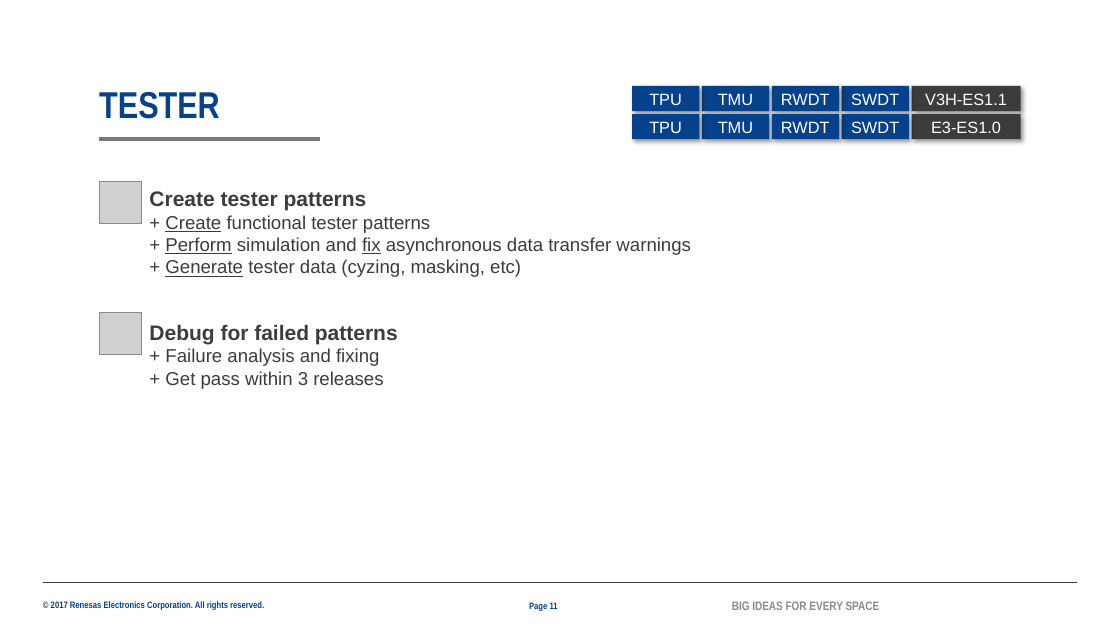
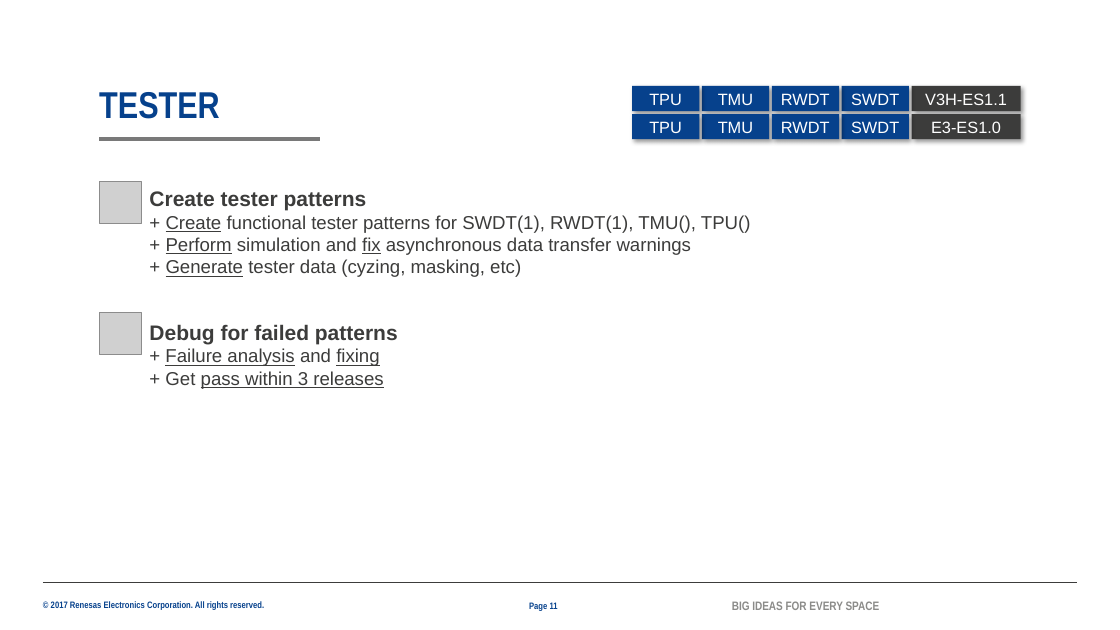
Before and after one commit to lesyhau/bridge, a slide deck: slide 11 of 2082_HauSyLe_PER_MentorMentee_26G.pptx. Drawn at 1120x630 pixels with LibreOffice and Linux fonts; fonts in the diff are those of the drawing; grey boxes stand for pictures; background and template pictures are left out. Boxes give left, top, right and bottom in pixels: in the first picture for what was removed or moved away, otherwise in the second. Text is boxed around its words. In the diff, an @@ line names an element or a change of style, - is before the commit and + after.

```diff
--- a/2082_HauSyLe_PER_MentorMentee_26G.pptx
+++ b/2082_HauSyLe_PER_MentorMentee_26G.pptx
@@ text at <box>166,215,751,233</box>: text changed @@
-+ Create functional tester patterns
++ Create functional tester patterns for SWDT(1), RWDT(1), TMU(), TPU()
@@ text at <box>165,348,383,389</box>: underline on in "Failure analysis fixing", "pass within 3 releases" @@
```
Also in this commit, not shown: 6 other slides changed.
